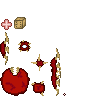
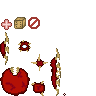
Revision of a layered 96x96 image; what changed, layer by layer:
painted on "Слой 6" over (28, 17, 40, 29)
